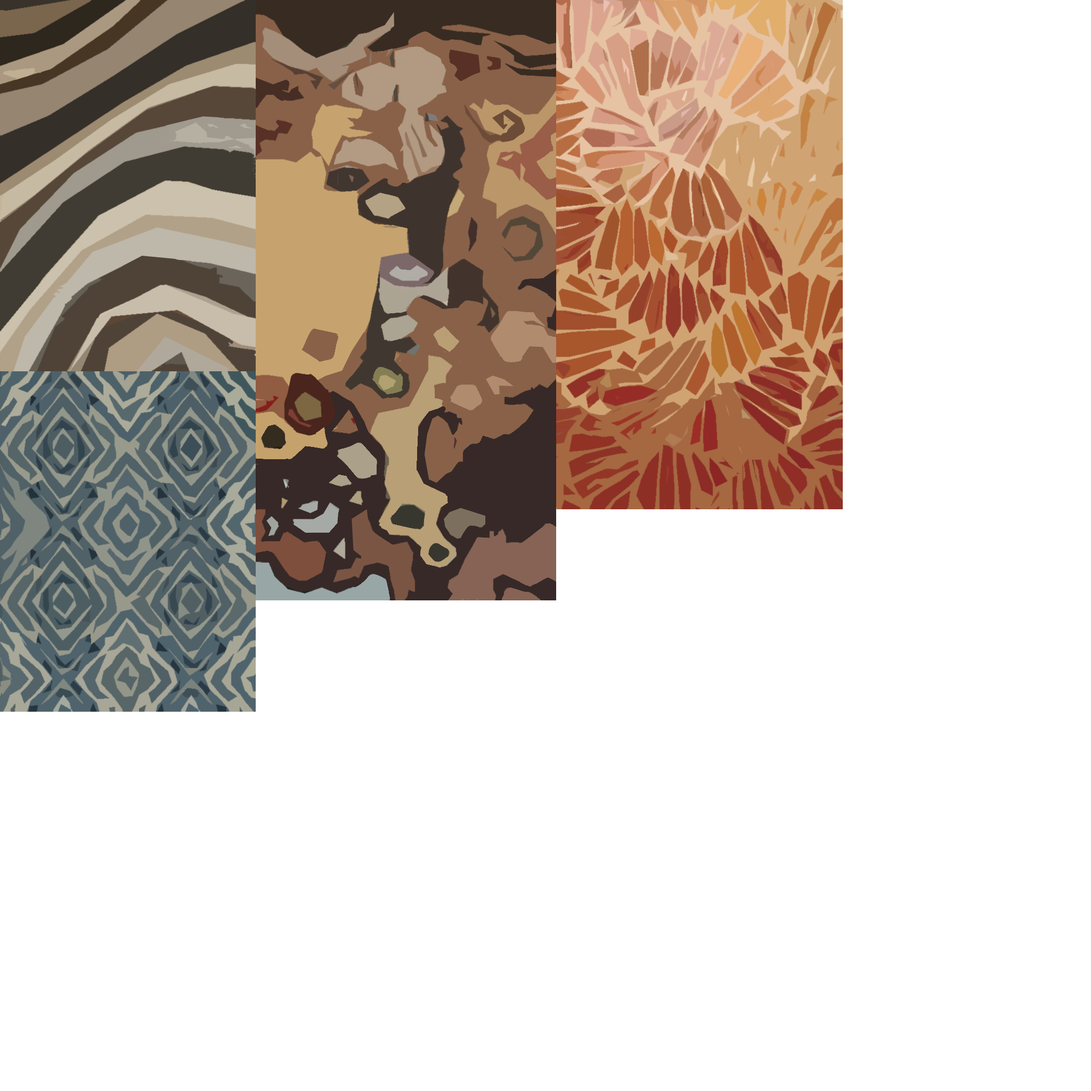
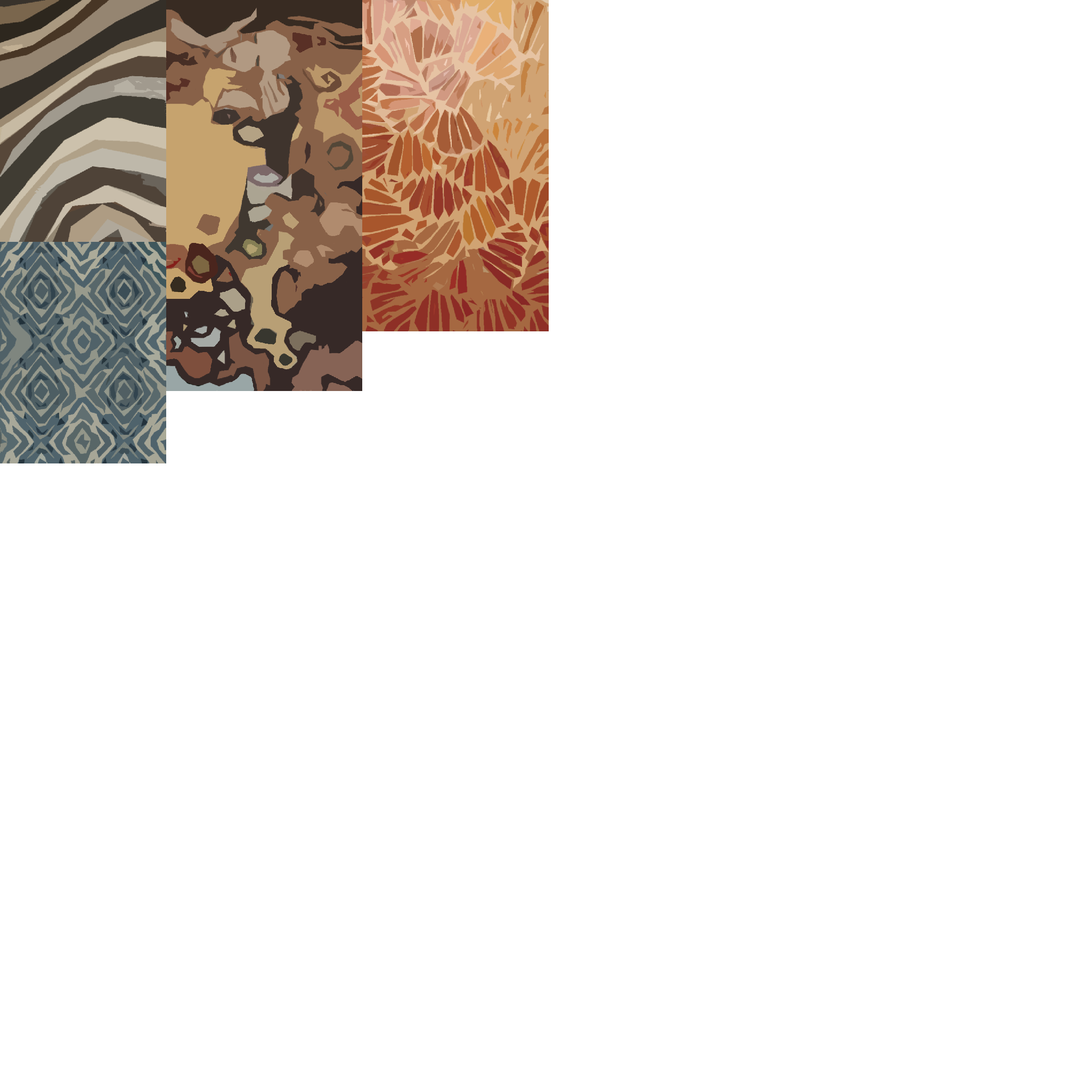
The second 1091×1091 image is a revision of the first. Changes to its layers:
painted on "Layer 6" over bbox(0, 241, 256, 713)
painted on "Layer 5" over bbox(362, 0, 844, 510)
painted on "Layer 4" over bbox(166, 0, 557, 601)
painted on "Layer 2" over bbox(0, 0, 256, 373)
painted on "Layer 1" over bbox(393, 171, 608, 266)
